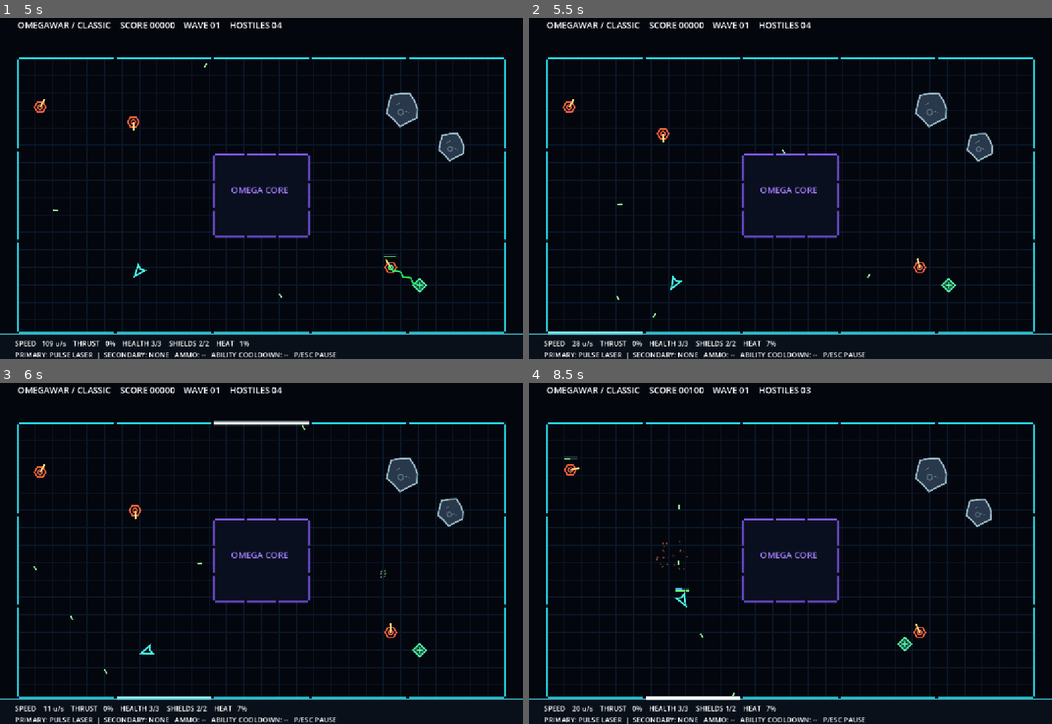
Above: before the commit, frames 1-4 (two rows, left to right).
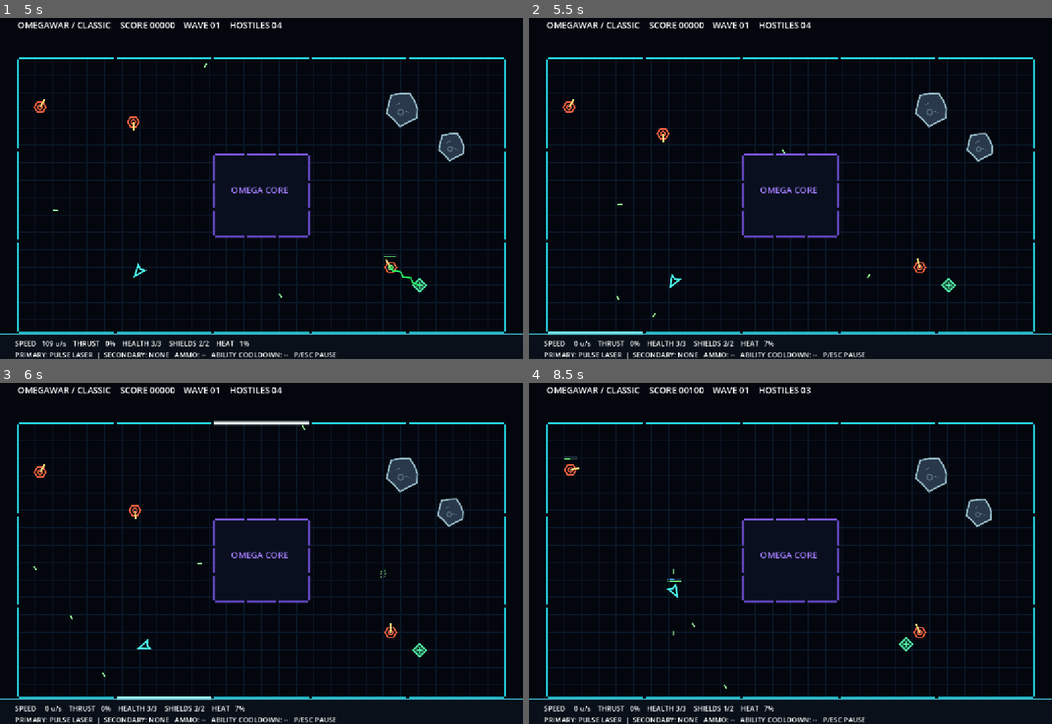
Above: after the commit, the same moments.

Repository: Jonty303/Project-OmegaWar
Game: Godot game, scene res://scenes/main.tscn
Two runs of this game, one before a commit and one after it. Both use one fixed random seed, a clock stepped at 60 frames per second and the inputs below.
Inputs:
- Up to frame 1 (5 s): tap Enter (restart) at 0.5, 2 s; hold D (turn_right) 0.53-1.28 s; hold Space (fire) 0.53-1.28 s; hold S (brake) 1.28-2.03 s; tap Space (fire) at 1.35, 2.85, 4.35 s; hold D (turn_right) 2.03-2.78 s; hold Space (fire) 2.03-2.78 s; hold W (thrust) 2.78-3.53 s; hold Space (fire) 3.53-4.28 s; hold A (turn_left) from 3.53 s (still down)
- Up to frame 2 (5.5 s): release A (turn_left) at 5.03 s; hold S (brake) from 5.03 s (still down); hold Space (fire) from 5.03 s (still down)
- Up to frame 3 (6 s): release S (brake) at 5.78 s; release Space (fire) at 5.78 s; hold D (turn_right) from 5.78 s (still down); tap Space (fire) at 5.85 s
- Up to frame 4 (8.5 s): release D (turn_right) at 6.53 s; hold W (thrust) 6.53-7.28 s; hold Space (fire) 6.53-7.28 s; hold D (turn_right) 7.28-8.03 s; tap Space (fire) at 7.35 s; hold S (brake) from 8.03 s (still down); hold Space (fire) from 8.03 s (still down)

Frame 1 is identical in both runs. In frame 2, 0.5% of the frame differs, in the area x 8-48%, y 35-97%; in frame 3, 0.5%; in frame 4, 0.9%, in the area x 8-74%, y 24-97%.

Commit message:
Add Special-triggered retro thrusters and rocket-aware collision foundation

Diff:
--- a/scripts/arena.gd
+++ b/scripts/arena.gd
@@ -234,22 +234,22 @@
 			return
 		var dt := delta / steps
 		var proposed: Vector2 = shot.position + Vector2(shot.velocity.x * dt, 0)
-		if asteroid_at(proposed, Projectile.HIT_RADIUS) != null:
+		if asteroid_at(proposed, shot.hit_radius) != null:
 			strike_asteroid(shot, proposed)
 			return
-		if blocked_static(proposed, Projectile.HIT_RADIUS):
-			register_bounce(proposed, Projectile.HIT_RADIUS, true, shot.velocity.x, absf(shot.velocity.x), false)
+		if blocked_static(proposed, shot.hit_radius):
+			register_bounce(proposed, shot.hit_radius, true, shot.velocity.x, absf(shot.velocity.x), false)
 			shot.velocity.x = -shot.velocity.x
 			shot.sync_visual_heading()
 			shot.bounces_left -= 1
 		else:
 			shot.position = proposed
 		proposed = shot.position + Vector2(0, shot.velocity.y * dt)
-		if asteroid_at(proposed, Projectile.HIT_RADIUS) != null:
+		if asteroid_at(proposed, shot.hit_radius) != null:
 			strike_asteroid(shot, proposed)
 			return
-		if blocked_static(proposed, Projectile.HIT_RADIUS):
-			register_bounce(proposed, Projectile.HIT_RADIUS, false, shot.velocity.y, absf(shot.velocity.y), false)
+		if blocked_static(proposed, shot.hit_radius):
+			register_bounce(proposed, shot.hit_radius, false, shot.velocity.y, absf(shot.velocity.y), false)
 			shot.velocity.y = -shot.velocity.y
 			shot.sync_visual_heading()
 			shot.bounces_left -= 1
@@ -258,10 +258,15 @@
 		shot.distance_travelled += starting_position.distance_to(shot.position)
 
 func strike_asteroid(shot: Projectile, next: Vector2) -> void:
-	var rock = asteroid_at(next, Projectile.HIT_RADIUS)
+	var rock = asteroid_at(next, shot.hit_radius)
 	if rock == null:
 		return
-	# Transfer only a small fraction of projectile momentum to heavy cover.
+	if shot.is_rocket:
+		# Rocket physics is handled centrally by the game so its blast hits
+		# everything once, including the rock, enemies and player.
+		shot.impact_pending = true
+		return
+	# Pulse Laser: harmless to the rock apart from a small kinetic nudge.
 	rock.apply_impulse(shot.velocity.normalized() * 85.0)
 	shot.begin_disintegrate()
 	asteroid_struck.emit(shot.position, shot.velocity.length())
--- a/scripts/projectile.gd
+++ b/scripts/projectile.gd
@@ -5,6 +5,9 @@
 const DISSOLVE_SECONDS := 0.34
 
 var velocity := Vector2.ZERO
+var hit_radius := HIT_RADIUS
+var is_rocket := false
+var impact_pending := false
 var damage := 1.0
 var max_range := MAX_RANGE
 var visual_heading := Vector2.RIGHT
--- a/scripts/ship.gd
+++ b/scripts/ship.gd
@@ -2,11 +2,14 @@
 
 const COLLISION_RADIUS := 11.0
 const THRUST_ACCELERATION := 145.0
+const RETRO_DECELERATION := 265.0
 const MAX_SPEED := 320.0
 const Weapon = preload("res://scripts/weapon.gd")
+const RocketLauncher = preload("res://scripts/secondary_rockets.gd")
 const DamageModel = preload("res://scripts/combat_health.gd")
 
 var weapon := Weapon.new()
+var secondary := RocketLauncher.new()
 var velocity := Vector2.ZERO
 var hull := 3.0
 var max_hull := 3.0
@@ -18,6 +21,7 @@
 const FIRE_HEAT := Weapon.HEAT_PER_SHOT
 var invulnerable := 2.0
 var thrusting := false
+var retro_active := false
 
 func step(delta: float, arena: Node2D) -> void:
 	rotation += Input.get_axis("turn_left", "turn_right") * 3.5 * delta
@@ -26,8 +30,12 @@
 	# Nothing reduces momentum passively. Thrust, brake and impacts are forces.
 	if thrusting:
 		velocity += Vector2.UP.rotated(rotation) * THRUST_ACCELERATION * thrust_strength * delta
-	if Input.get_action_strength("brake") > 0.02:
-		velocity *= exp(-3.0 * Input.get_action_strength("brake") * delta)
+	# Front-mounted retro thrusters arrest momentum without reversing it.
+	# The old brake inputs remain aliases; Special is the explicit control.
+	var retro_strength: float = maxf(Input.get_action_strength("special"), Input.get_action_strength("brake"))
+	retro_active = retro_strength > 0.02 and velocity.length() > 0.01
+	if retro_active:
+		velocity = velocity.move_toward(Vector2.ZERO, RETRO_DECELERATION * retro_strength * delta)
 	# Maximum ship speed is enforced without any passive damping below it.
 	# Projectile speed is deliberately higher and ignores this velocity.
 	enforce_speed_limit()
@@ -36,6 +44,7 @@
 	invulnerable = maxf(0.0, invulnerable - delta)
 	heat = maxf(0.0, heat - COOLING_RATE * delta)
 	weapon.tick(delta)
+	secondary.tick(delta)
 	queue_redraw()
 
 func enforce_speed_limit() -> void:
@@ -44,6 +53,9 @@
 func fired_primary() -> void:
 	# Heat is tracked for the new HUD; no heat lockout until weapons are tuned.
 	heat = minf(MAX_HEAT, heat + FIRE_HEAT)
+
+func fired_secondary() -> void:
+	heat = minf(MAX_HEAT, heat + secondary.HEAT_PER_SHOT)
 
 func hit(amount: float = 1.0, shield_factor: float = 1.0, hull_factor: float = 1.0) -> bool:
 	if invulnerable > 0.0:
@@ -65,3 +77,11 @@
 		draw_polyline(PackedVector2Array([
 			Vector2(-5, 10), Vector2(0, 21 + randf() * 6), Vector2(5, 10)
 		]), Color(1, 0.6, 0.2), 2.0, true)
+	if retro_active:
+		# Two tiny flames at the FRONT shoulders, pointing forward to
+		# represent reverse-facing exhaust jets.
+		for side in [-1.0, 1.0]:
+			var port := Vector2(side * 7.0, -5.0)
+			var tip := port + Vector2(side * 2.0, -(7.0 + randf_range(0.0, 3.0)))
+			draw_line(port, tip, Color(1.0, 0.68, 0.26), 2.4, true)
+			draw_line(port, port.lerp(tip, 0.55), Color(1.0, 0.96, 0.67), 1.2, true)
